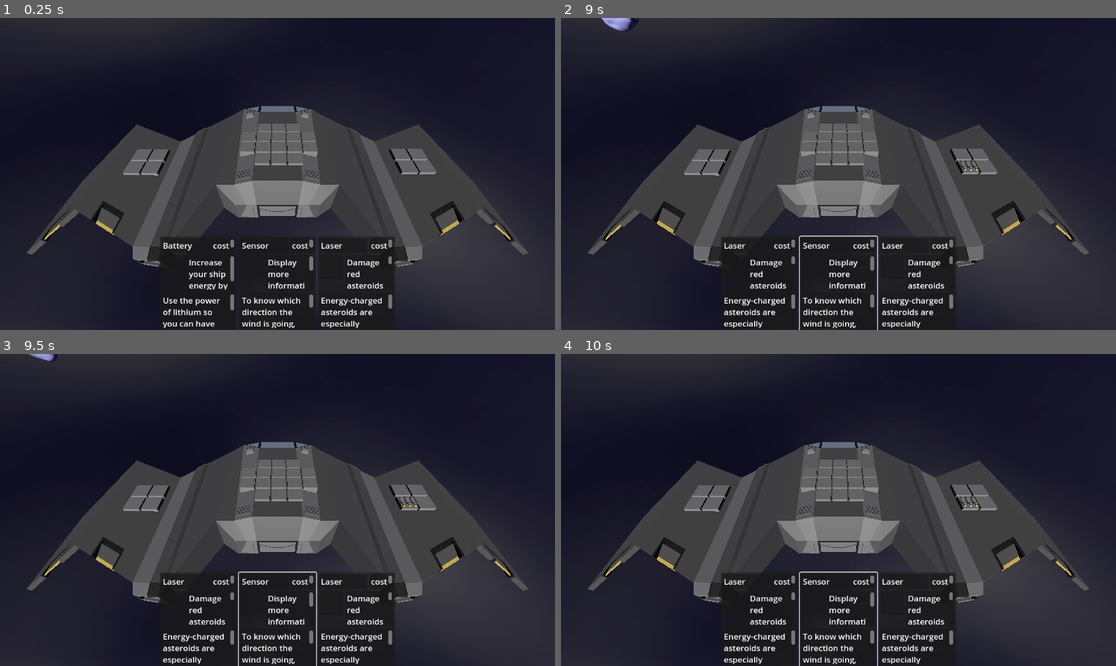
Above: before the commit, frames 1-4 (two rows, left to right).
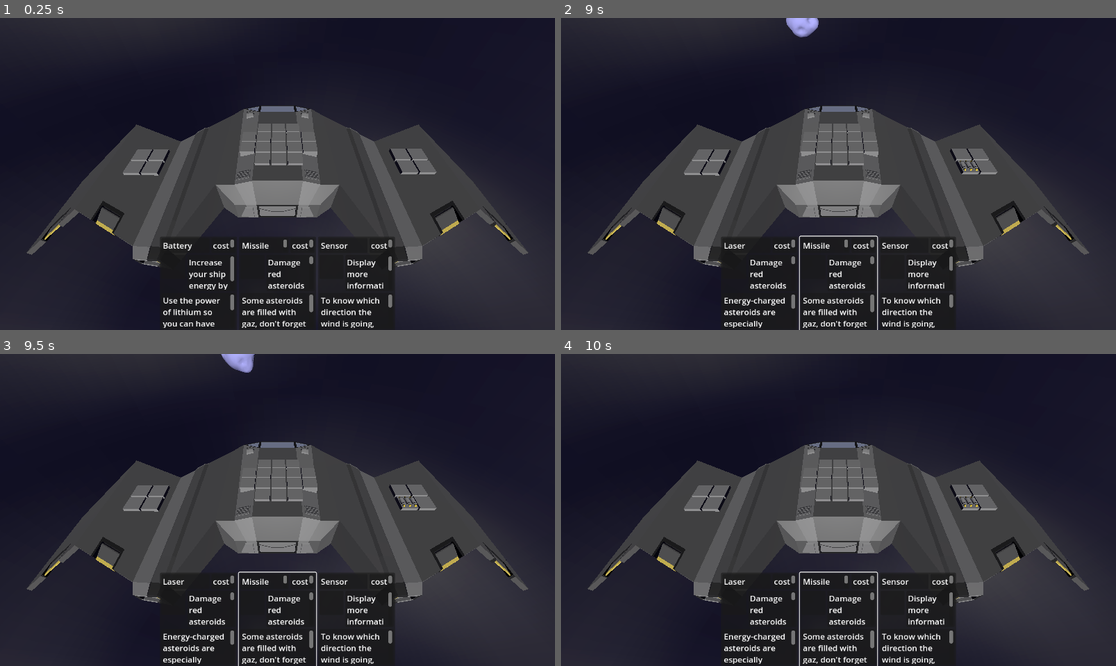
Above: after the commit, the same moments.

Repository: Xwilarg/LudumDare54
Game: Godot game, scene res://Scenes/Main.tscn
Two runs of this game, one before a commit and one after it. Both use one fixed random seed, a clock stepped at 60 frames per second and the inputs below. Video files are missing from this copy of the repository; at most half a second of black plays in their place.
Inputs (mouse positions are in pixels of both pictures, inside the frame that each line leads up to):
- Up to frame 1 (0.25 s): no input
- Up to frame 2 (9 s): click (760, 283) at 0.52 s; click (760, 283) at 1.27 s; click (760, 283) at 2.02 s; tap Enter at 2.75, 4.25, 5.75 s; move the mouse to (960, 158) at 2.77 s; click (960, 158) at 2.92 s; tap Space at 3.5, 5, 6.5 s; move the mouse to (727, 189) at 3.52 s; click (727, 189) at 3.67 s; move the mouse to (894, 105) at 4.27 s; click (894, 105) at 4.42 s; move the mouse to (810, 236) at 5.02 s; click (810, 236) at 5.17 s; move the mouse to (1005, 220) at 5.77 s; click (1005, 220) at 5.92 s; move the mouse to (672, 127) at 6.52 s; click (672, 127) at 6.67 s; move the mouse to (866, 174) at 7.27 s; click (866, 174) at 7.42 s; move the mouse to (755, 96) at 8.02 s; click (755, 96) at 8.17 s; move the mouse to (960, 158) at 8.77 s; click (960, 158) at 8.92 s
- Up to frame 3 (9.5 s): no input
- Up to frame 4 (10 s): move the mouse to (727, 525) at 9.52 s; click (727, 525) at 9.67 s

The runs differ from the first frame. In frame 1, 1.3% of the frame differs, in the area x 43-71%, y 71-100%; in frame 2, 1.7%, in the area x 7-71%, y 0-100%; in frame 3, 1.6%; in frame 4, 1.3%.
Error in both runs: Invalid access to property or key 'current_weather' on a base object of type 'Nil'. (res://Scripts/GameManager.gd:40)

Commit message:
Fix stuff

Diff:
--- a/Cards/MainDeck.json
+++ b/Cards/MainDeck.json
@@ -117,7 +117,7 @@
 			"ATK_BLU": 5
 		},
 		"energyCost": 15,
-		"level": 2
+		"level": 1
 	},
 	{
 		"name": "shieldgen",
--- a/Scripts/Deck/Card.gd
+++ b/Scripts/Deck/Card.gd
@@ -32,7 +32,7 @@
 		shape = ["X", "X", "X"]
 	elif json.size == "L3": # Doesn't work!!
 		previewModel = preload("res://Models/upgradePlaceholderBlock3L.glb")
-		shape = ["X", "X", "XX"]
+		shape = ["X.", "X.", "XX"]
 	else: print("Unknown size " + json.size)
 
 var name: String
--- a/Scripts/Grid.gd
+++ b/Scripts/Grid.gd
@@ -92,8 +92,10 @@
 			# must all be "X" or "." at the same times
 			var coord_row = input_rectangle[0][0] + row
 			var coord_col =  input_rectangle[0][1] + col
+			if input_shape[row][col] == '.': continue
 			print("[CG] Registered input " + input_shape[row][col] + " at ("  + str(coord_row) + ";" + str(coord_col) + ")")
 			if input_shape[row][col] != self.shape[coord_row][coord_col]:
+				print("[CG] Item placement failed: " + input_shape[row][col] + " != " + self.shape[coord_row][coord_col])
 				return false
 
 	for item in placed_items.keys():
